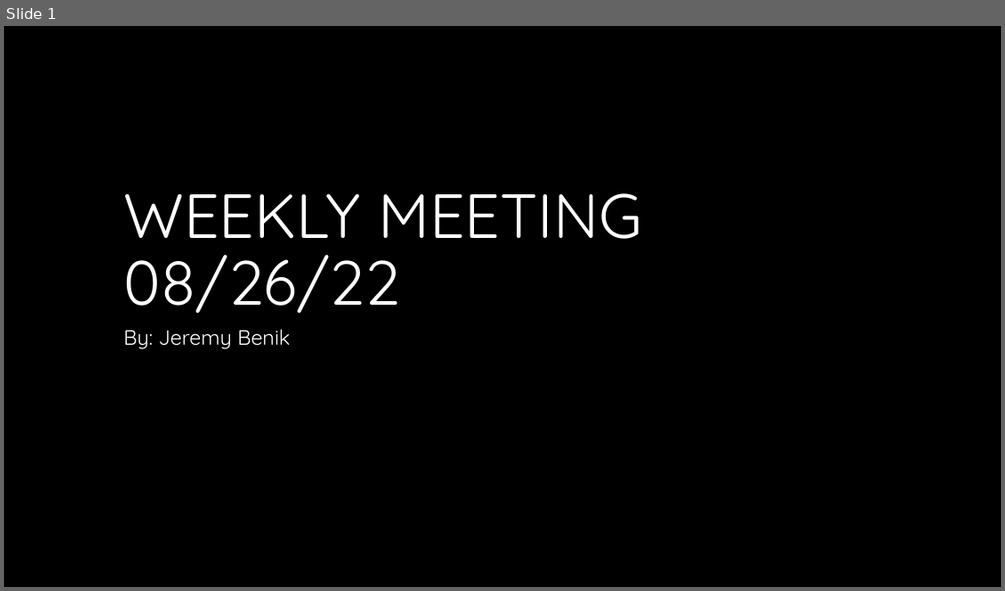
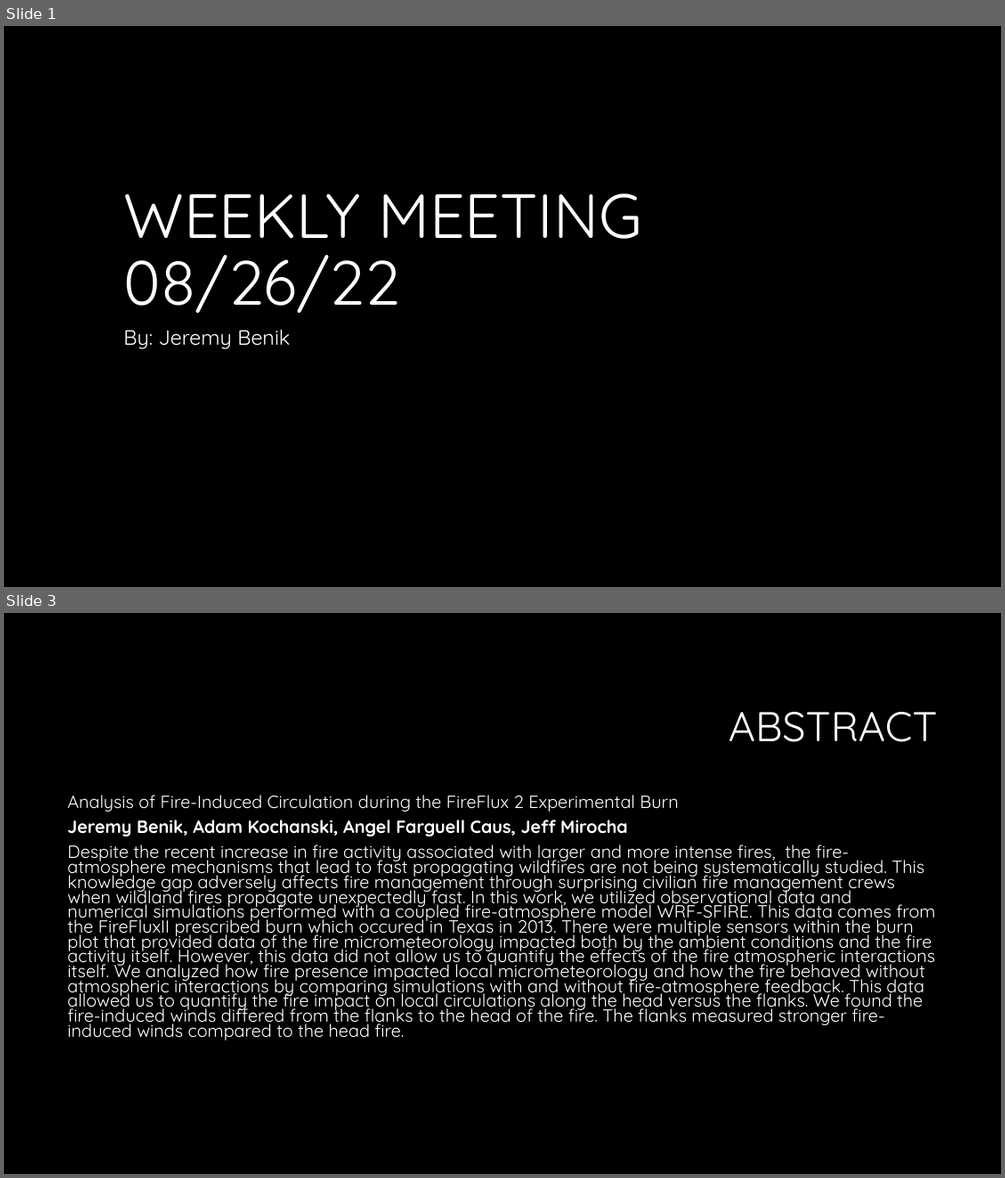
Before and after one commit to Jeremy-Benik/Meeting_Notes, a slide deck: 08262022_Presentation.pptx. Shown one above the other, each under a label of ours: slide 1 before the commit, slides 1 and 3 after it; the slides between them are not shown. The pictures are 1005x591 and 1005x1178 pixels, drawn with LibreOffice and Linux fonts; fonts in the diff are those of the drawing; background and template pictures are left out. Boxes give left, top, right and bottom in pixels: in the first picture for what was removed or moved away, otherwise in the second. Text is boxed around its words. In the diff, an @@ line names an element or a change of style, - is before the commit and + after.

Commit message:
Added my abstract

```diff
--- a/08262022_Presentation.pptx
+++ b/08262022_Presentation.pptx
@@ slide 3 added at (4,613,1001,1174), background #000000 @@
@@ title added at (728,712,938,742), 40 pt, text #FFFFFF @@
+ABSTRACT
@@ text added at (67,795,936,1040), 17.1 pt, text #FFFFFF @@
+Analysis of Fire-Induced Circulation during the FireFlux 2 Experimental Burn
+Jeremy Benik, Adam Kochanski, Angel Farguell Caus, Jeff Mirocha
+Despite the recent increase in fire activity associated with larger and more intense fires, the fire-atmosphere mechanisms that lead to fast propagating wildfires are not being systematically studied. This knowledge gap adversely affects fire management through surprising civilian fire management crews when wildland fires propagate unexpectedly fast. In this work, we utilized observational data and numerical simulations performed with a coupled fire-atmosphere model WRF-SFIRE. This data comes from the FireFluxII prescribed burn which occured in Texas in 2013. There were multiple sensors within the burn plot that provided data of the fire micrometeorology impacted both by the ambient conditions and the fire activity itself. However, this data did not allow us to quantify the effects of the fire atmospheric interactions itself. We analyzed how fire presence impacted local micrometeorology and how the fire behaved without atmospheric interactions by comparing simulations with and without fire-atmosphere feedback. This data allowed us to quantify the fire impact on local circulations along the head versus the flanks. We found the fire-induced winds differed from the flanks to the head of the fire. The flanks measured stronger fire-induced winds compared to the head fire.
```
Also in this commit, not shown: 1 slide changed.
